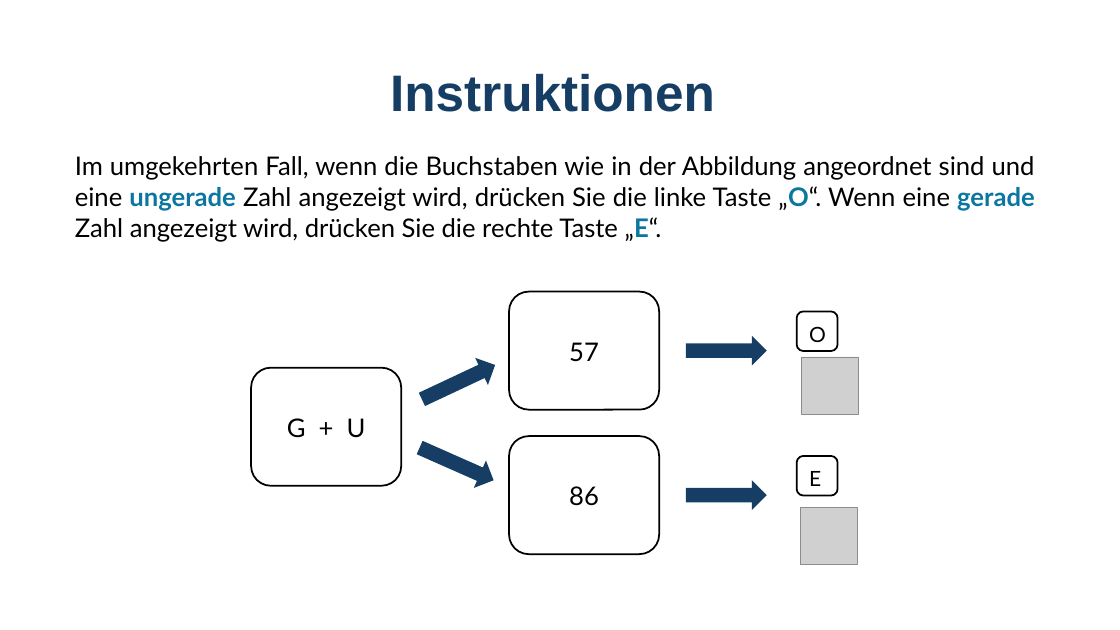
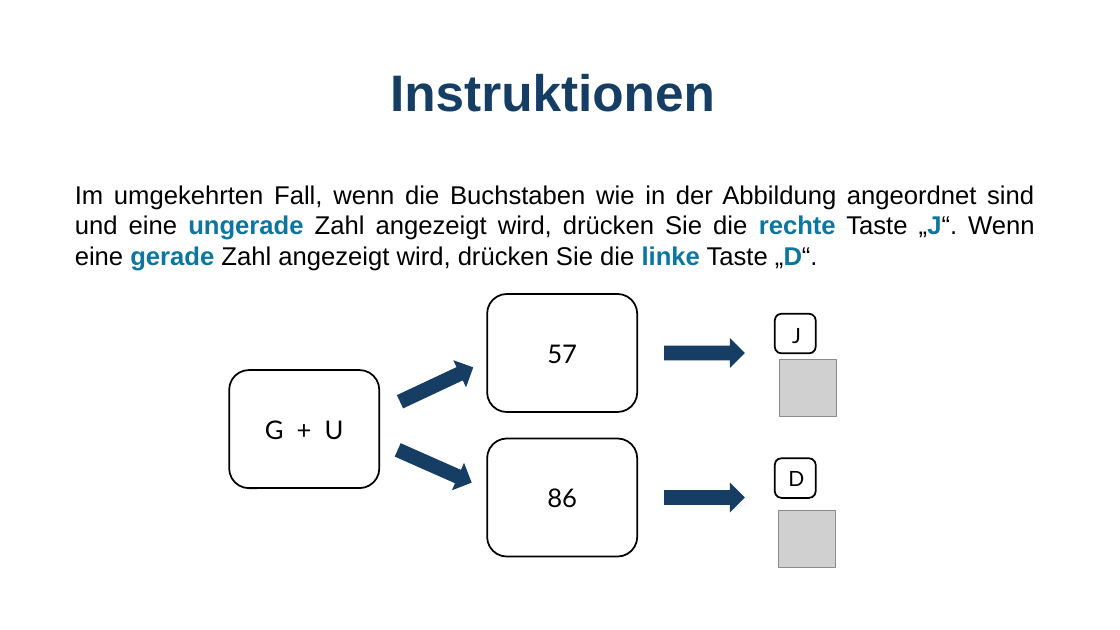
Before and after one commit to GidonFrischkorn/Ambizione-IndividualDifferencesStudy, a slide deck: slide 5 of tasks/29-digit-judgement-changing/instructions_digit_changeSR.pptx (slide 4 before the commit). Drawn at 1120x630 pixels with LibreOffice and Linux fonts; fonts in the diff are those of the drawing; grey boxes stand for pictures. Boxes give left, top, right and bottom in pixels: in the first picture for what was removed or moved away, otherwise in the second. Text is boxed around its words. In the diff, an @@ line names an element or a change of style, - is before the commit and + after.

```diff
--- a/tasks/29-digit-judgement-changing/instructions_digit_changeSR.pptx
+++ b/tasks/29-digit-judgement-changing/instructions_digit_changeSR.pptx
@@ text at (75,185,1034,271): text changed; font Lato to Arial @@
-Im umgekehrten Fall, wenn die Buchstaben wie in der Abbildung angeordnet sind und eine ungerade Zahl angezeigt wird, drücken Sie die linke Taste „O“. Wenn eine gerade Zahl angezeigt wird, drücken Sie die rechte Taste „E“.
+Im umgekehrten Fall, wenn die Buchstaben wie in der Abbildung angeordnet sind und eine ungerade Zahl angezeigt wird, drücken Sie die rechte Taste „J“. Wenn eine gerade Zahl angezeigt wird, drücken Sie die linke Taste „D“.
@@ 2 texts, 2 rounded rectangles, 1 right arrow: place and size @@
-2 texts, 2 rounded rectangles, 1 right arrow at (287,292,838,506)
+2 texts, 2 rounded rectangles, 1 right arrow at (265,294,816,508)
@@ text at (792,328,801,343): text changed @@
-O
+J
@@ right arrow: place and size @@
-right arrow at (416,436,498,492)
+right arrow at (393,439,476,495)
@@ 3 rounded rectangles, 2 pictures, 2 right arrows, 1 text: place and size @@
-3 rounded rectangles, 2 pictures, 2 right arrows, 1 text at (251,342,859,565)
+3 rounded rectangles, 2 pictures, 2 right arrows, 1 text at (229,344,837,567)
@@ text at (788,471,804,486): text changed @@
-E
+D
```
Also in this commit, not shown: 2 other slides changed, 1 slide added, 11 other files.
